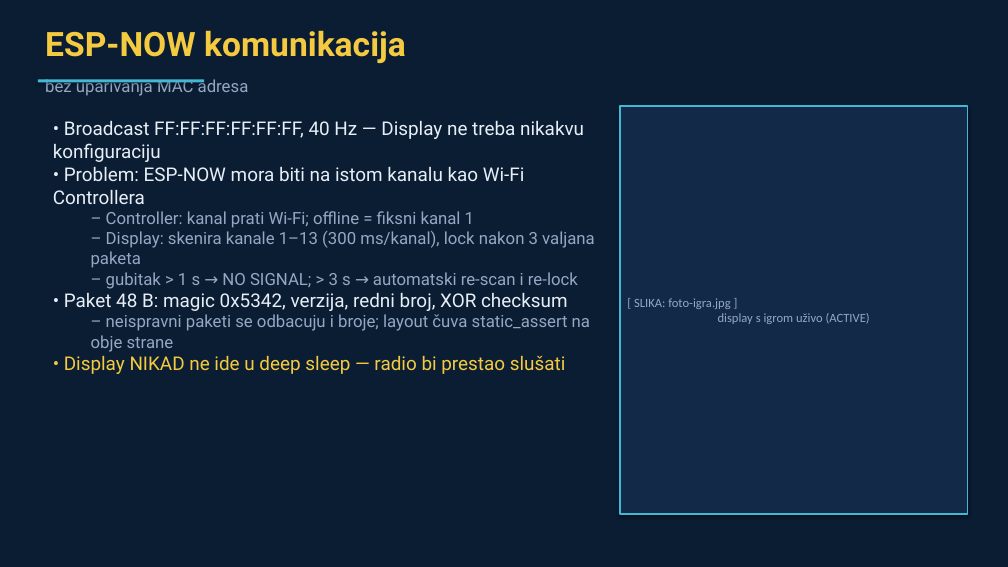
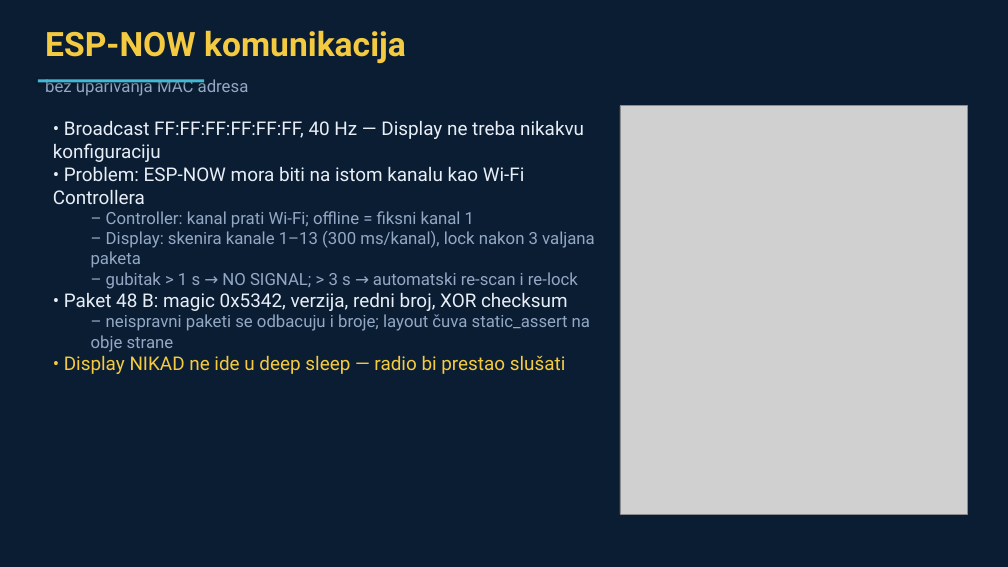
Before and after one commit to hrco69/SpiroBird, a slide deck: slide 7 of docs/presentation/SpiroBird-prezentacija.pptx. Drawn at 1008x567 pixels with LibreOffice and Linux fonts; fonts in the diff are those of the drawing; grey boxes stand for pictures. Boxes give left, top, right and bottom in pixels: in the first picture for what was removed or moved away, otherwise in the second. Text is boxed around its words. In the diff, an @@ line names an element or a change of style, - is before the commit and + after.

Commit message:
Prezentacija: finalna verzija sa svim slikama (MPO fotke konvertirane u JPEG)

```diff
--- a/docs/presentation/SpiroBird-prezentacija.pptx
+++ b/docs/presentation/SpiroBird-prezentacija.pptx
@@ rectangle removed at <box>620,106,968,514</box> @@
-[ SLIKA: foto-igra.jpg ]
-display s igrom uživo (ACTIVE)
@@ picture added at <box>620,106,968,514</box> @@
```
Also in this commit, not shown: 6 other slides changed, 2 other files.
